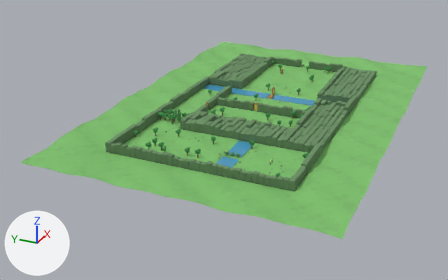
Before and after pictures for a commit that changed the glTF model public/world/valley.glb.
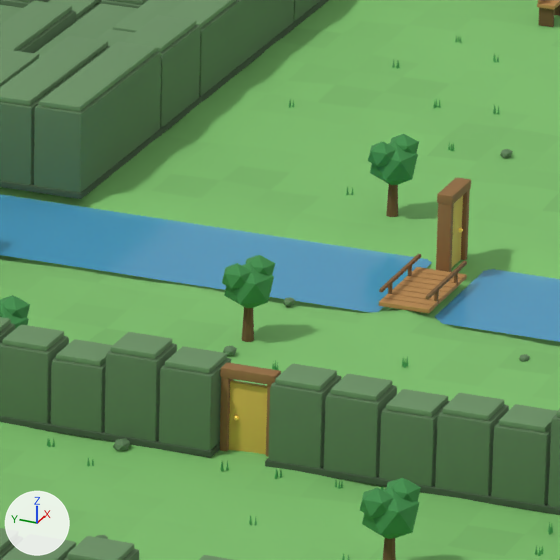
The first picture shows the older version from a camera (50 mm lens) standing at (-79.7, -58.2, 46.3) and looking at (24.3, -11.4, -5.7). The close-ups show the older and then the newer version on the part from 52% to 63% of the width and 26% to 43% of the height of that picture. Only the edits that show in the close-ups are written down. The axes (+X, +Y, +Z) are drawn at lower left. The lights are the same throughout. Vertices at exactly the same position are counted once.

The older version as bpy lines, for what is in view:
```python
ob_door_valley_fifth_0 = bpy.data.objects.new('door:valley-fifth:0', me_door_valley_fifth_0)
ob_door_valley_fifth_0.location = (0.0, 0.0, 0.0)
ob_door_valley_octave_0 = bpy.data.objects.new('door:valley-octave:0', me_door_valley_octave_0)
ob_door_valley_octave_0.location = (0.0, 0.0, 0.0)
ob_props = bpy.data.objects.new('props', me_props)
ob_props.location = (0.0, 0.0, 0.0)
ob_walls = bpy.data.objects.new('walls', me_walls)
ob_walls.location = (0.0, 0.0, 0.0)
# also in view: 'bridges' at (37.0, -16.5, 0.2); 'water' at (20.0, -17.0, -0.1); 'trees' at (29.6, -17.0, 0.8); 'ground' at (30.0, -17.0, 0.2)
```
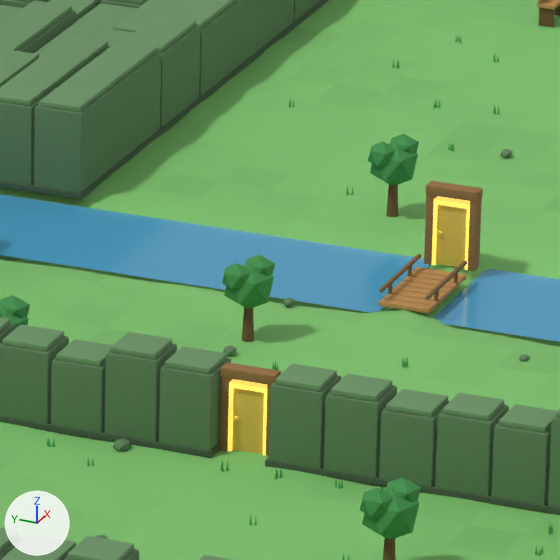
What differs and where, as boxes (x1, y1, x2, y2) in the close-ups (560 x 560 px; the box of a moved part takes in the faces that stretch with it):
'door:valley-fifth:0', reshaped
    before: (229, 380, 267, 454)
    after: (227, 379, 267, 456)
'door:valley-octave:0', reshaped
    before: (451, 196, 463, 268)
    after: (431, 196, 470, 270)
part 1 of me_door_valley_octave_0, added (yellow)
    after: (436, 205, 467, 268)
part 2 of me_door_valley_octave_0, added
    after: (465, 205, 470, 270)
part 3 of me_door_valley_octave_0, added
    after: (431, 200, 438, 265)
part 4 of me_door_valley_octave_0, added
    after: (434, 196, 470, 209)
part 5 of me_door_valley_octave_0, deleted (yellow)
    before: (451, 196, 463, 268)
part 6 of me_door_valley_fifth_0, added
    after: (263, 389, 267, 456)
part 7 of me_door_valley_fifth_0, added
    after: (227, 385, 234, 451)
part 8 of me_door_valley_fifth_0, added
    after: (229, 379, 267, 393)
part 9 of me_props, moved or reshaped
    before: (436, 203, 454, 272)
    after: (468, 198, 482, 271)
part 10 of me_props, moved or reshaped
    before: (461, 189, 470, 260)
    after: (424, 194, 437, 265)
part 11 of me_props, moved or reshaped
    before: (437, 178, 471, 205)
    after: (426, 181, 483, 202)

What changed in the scene script:
```text
Add mat_door_glow:
    mat_door_glow = principled_material('door-glow')
    mat_door_glow.base_color = (0.93, 0.651, 0.107)  # yellow #f7d35c
    mat_door_glow.roughness = 0.4
    mat_door_glow.emission_color = (0.93, 0.651, 0.107)  # yellow #f7d35c
    mat_door_glow.emission_strength = 1.0
Change me_door_valley_octave_0:
    used by ob_door_valley_octave_0; location = (0.0, 0.0, 0.0)
    remove me_door_valley_octave_0.from_pydata(...)  # 68 vertices, 128 faces; spans x 38.13..38.87, y -16.613..-16.45, z 0.0..1.25
    add me_door_valley_octave_0.from_pydata(...)  # 236 vertices, 452 faces; spans x 38.385..38.6, y -16.875..-16.125, z 0.0..1.255
    me_door_valley_octave_0 part 1: a new loose piece of 56 vertices spanning x 38.45..38.55, y -16.87..-16.13, z 0.0..1.25, in mat_door (yellow #debd52)
    me_door_valley_octave_0 part 2: a new loose piece of 56 vertices spanning x 38.4..38.6, y -16.875..-16.785, z 0.0..1.25, in mat_door_glow (yellow #f7d35c, glowing yellow #f7d35c)
    me_door_valley_octave_0 part 3: a new loose piece of 56 vertices spanning x 38.4..38.6, y -16.215..-16.125, z 0.0..1.25, in mat_door_glow (yellow #f7d35c, glowing yellow #f7d35c)
    me_door_valley_octave_0 part 4: a new loose piece of 56 vertices spanning x 38.4..38.6, y -16.87..-16.13, z 1.165..1.255, in mat_door_glow (yellow #f7d35c, glowing yellow #f7d35c)
    me_door_valley_octave_0 part 5: the loose piece of 56 vertices spanning x 38.13..38.87, y -16.55..-16.45, z 0.0..1.25 is deleted
    other edits to the shape of me_door_valley_octave_0 do not show in these pictures
    add me_door_valley_octave_0.materials.append(mat_door_glow)  # yellow #f7d35c, glowing yellow #f7d35c
Change me_door_valley_fifth_0:
    used by ob_door_valley_fifth_0; location = (0.0, 0.0, 0.0)
    remove me_door_valley_fifth_0.from_pydata(...)  # 68 vertices, 128 faces; spans x 28.385..28.55, y -16.87..-16.13, z 0.0..1.25
    add me_door_valley_fifth_0.from_pydata(...)  # 236 vertices, 452 faces; spans x 28.385..28.6, y -16.875..-16.125, z 0.0..1.255
    me_door_valley_fifth_0 part 6: a new loose piece of 56 vertices spanning x 28.4..28.6, y -16.875..-16.785, z 0.0..1.25, in mat_door_glow (yellow #f7d35c, glowing yellow #f7d35c)
    me_door_valley_fifth_0 part 7: a new loose piece of 56 vertices spanning x 28.4..28.6, y -16.215..-16.125, z 0.0..1.25, in mat_door_glow (yellow #f7d35c, glowing yellow #f7d35c)
    me_door_valley_fifth_0 part 8: a new loose piece of 56 vertices spanning x 28.4..28.6, y -16.87..-16.13, z 1.165..1.255, in mat_door_glow (yellow #f7d35c, glowing yellow #f7d35c)
    add me_door_valley_fifth_0.materials.append(mat_door_glow)  # yellow #f7d35c, glowing yellow #f7d35c
Change me_props:
    used by ob_props; location = (0.0, 0.0, 0.0)
    remove me_props.from_pydata(...)  # 3163 vertices, 5014 faces; spans x 1.5..60.0, y -31.5..-1.4, z -0.1..1.5
    add me_props.from_pydata(...)  # 3051 vertices, 4774 faces; spans x 1.5..60.0, y -31.5..-1.4, z 0.0..1.9
    me_props part 9: the loose piece of 56 vertices spanning x 38.0..38.2, y -16.6..-16.4, z 0.0..1.4 is moved by (0.4, -0.4, 0.0)
    me_props part 10: the loose piece of 56 vertices spanning x 38.8..39.0, y -16.6..-16.4, z 0.0..1.4 is moved by (-0.4, 0.4, 0.0)
    me_props part 11: the loose piece of 56 vertices spanning x 38.0..39.0, y -16.6..-16.4, z 1.3..1.5 is scaled about its middle by (0.271, 3.65, 1)
    other edits to the shape of me_props do not show in these pictures
    add me_props.materials.append(mat_trunk)  # brown #6e522f
    add me_props.materials.append(mat_canopy)  # green #3f8f4a
```
